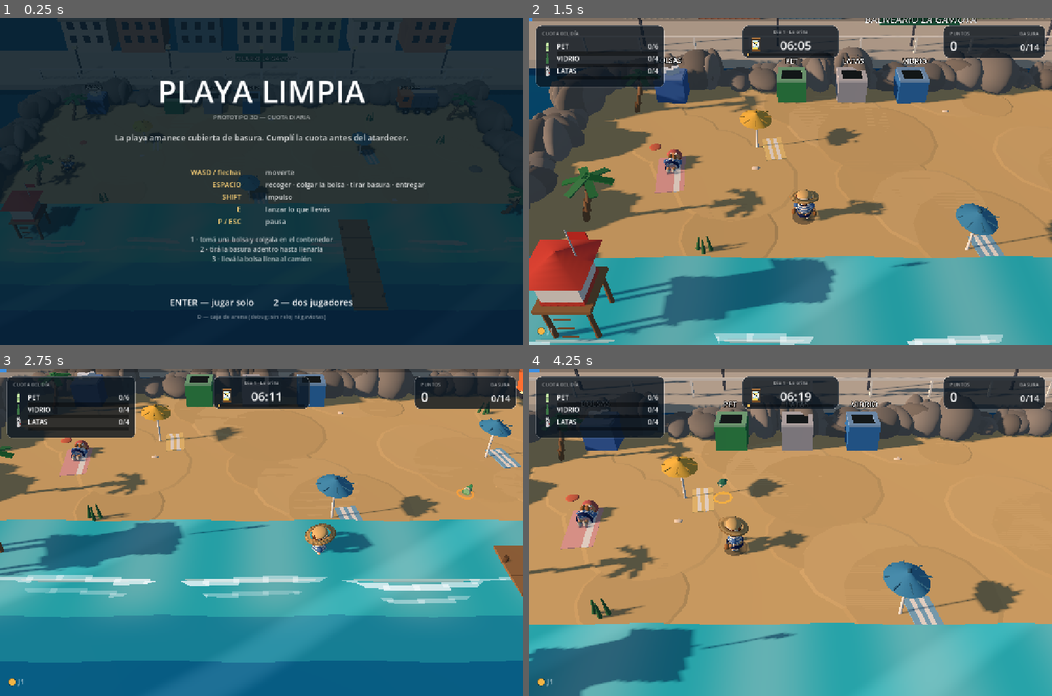
Above: before the commit, frames 1-4 (two rows, left to right).
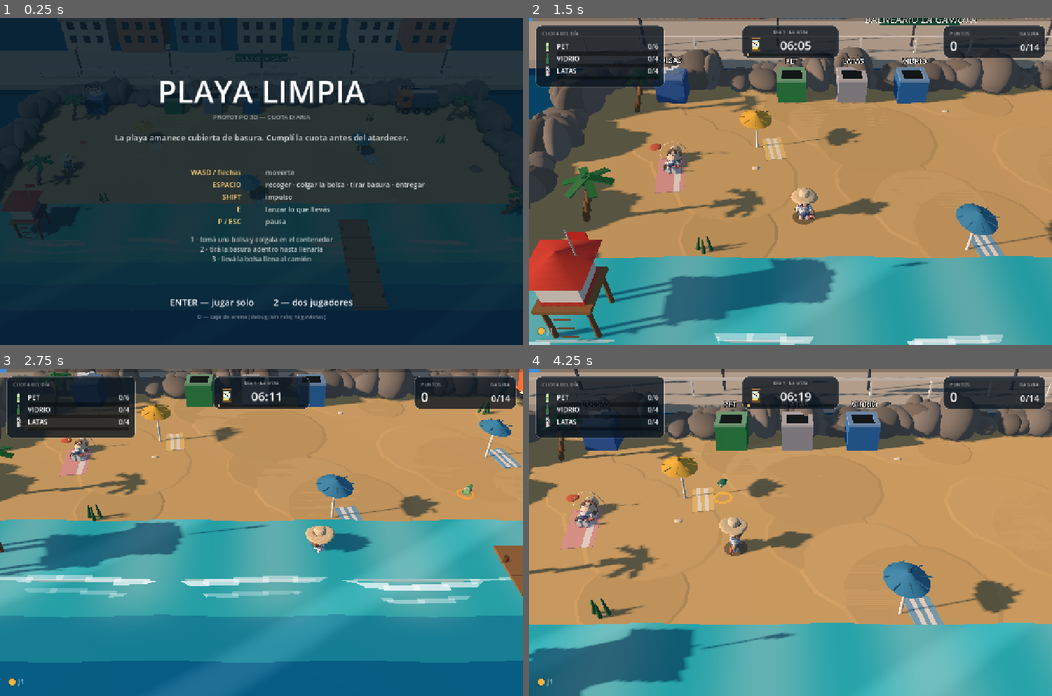
Above: after the commit, the same moments.

Repository: Catech124/playa-limpiar
Game: Godot game, scene res://scenes/Main.tscn
The game is run twice, just before and just after one commit, with the same random seed, the same clock (stepped at 60 frames per second) and the same inputs.
Inputs:
- Up to frame 1 (0.25 s): no input
- Up to frame 2 (1.5 s): tap Enter at 0.5 s; hold D 0.53-1.28 s; tap Shift at 0.6 s; tap Space at 0.77, 1.07 s; hold S from 1.28 s (still down); tap E at 1.35 s
- Up to frame 3 (2.75 s): tap Space at 1.52, 1.82 s; release S at 2.03 s; hold D from 2.03 s (still down); tap Enter at 2.1 s
- Up to frame 4 (4.25 s): release D at 2.78 s; hold W 2.78-3.53 s; tap Ctrl at 2.85 s; tap Space at 3.02, 3.32, 3.77, 4.07 s; hold A from 3.53 s (still down); tap Keypad Enter at 3.6 s

The runs differ from the first frame. In frame 1, less than 0.1% of the frame differs, in the area x 11-15%, y 42-47%; in frame 2, 1.0%; in frame 3, 0.7%; in frame 4, 1.1%, in the area x 8-55%, y 37-58%.

Commit message:
Prueba del "pescador low poly" de otro agente en el juego
- assets/pescador_lowpoly.glb (6k tris, 20 materiales planos) reemplaza a
  kid.glb como modelo activo; kid_mine.glb queda guardado para volver.
- CharModel.fit_model(): normaliza la escala de GLB externos (el pescador
  viene en ~108 unidades) y apoya los pies en el piso.
- Ajuste de sombrero: si el modelo trae piezas ala_*/copa_*, se agrupan en un
  pivote en la base y se achican al 78% (con la cámara alta el ala original
  tapaba todo el personaje).
- Tests: si un modelo no trae bisagras, la animación se saltea en vez de
  fallar (el pescador no tiene rig: se mueve pero no anima los miembros).

104 comprobaciones en verde.

Diff:
--- a/scripts/char_model.gd
+++ b/scripts/char_model.gd
@@ -404,3 +404,25 @@
 	mi.position = pos
 	parent.add_child(mi)
 	return mi
+
+## Ajusta un GLB externo a la altura del juego. Los modelos de otros pipelines
+## vienen en otra escala (cm, metros...) y sin bisagras: acá se normaliza el
+## tamaño para que se pueda probar cualquiera sin tocar el resto del código.
+static func fit_model(model: Node3D, target_height := 0.92) -> void:
+	var box := AABB()
+	var first := true
+	for mi in model.find_children("*", "MeshInstance3D", true, false):
+		var b: AABB = (mi as MeshInstance3D).get_aabb()
+		if first:
+			box = b
+			first = false
+		else:
+			box = box.merge(b)
+	if first or box.size.y < 0.001:
+		return
+	var k := target_height / box.size.y
+	if absf(k - 1.0) < 0.02:
+		return
+	model.scale = Vector3(k, k, k)
+	# apoyar los pies en el piso
+	model.position.y = -box.position.y * k
--- a/scripts/npcs.gd
+++ b/scripts/npcs.gd
@@ -68,6 +68,8 @@
 			model = packed.instantiate()
 	if model == null:
 		model = CharModel.build(npc.color, "cap")
+	else:
+		CharModel.fit_model(model)
 	root.add_child(model)
 	for h in ["arm_l", "arm_r", "leg_l", "leg_r", "head", "hat"]:
 		var node := model.find_child(h, true, false)
--- a/scripts/player.gd
+++ b/scripts/player.gd
@@ -87,12 +87,19 @@
 			model = packed.instantiate()
 	if model == null:
 		model = CharModel.build(color, "straw")
+	else:
+		CharModel.fit_model(model)      # normaliza escala de GLB externos
 	_body_mesh.add_child(model)
 	for hinge in ["arm_l", "arm_r", "leg_l", "leg_r", "head", "hat"]:
 		var node := model.find_child(hinge, true, false)
 		if node is Node3D:
 			_hinges[hinge] = node
 
+	# Modelos externos (p. ej. "pescador low poly") traen un ala enorme que, con
+	# la cámara alta, tapa al personaje: se achica el sombrero al entrar al juego.
+	if model != null and model.find_child("ala_e0ba79", true, false) != null:
+		call_deferred("_shrink_external_hat", model)
+
 	_add_shadow_disc()
 
 	carry_anchor = Node3D.new()
@@ -100,6 +107,34 @@
 	# quedan en (±0.09, 0.41, 0.27) en el espacio del cuerpo.
 	carry_anchor.position = Vector3(0.0, 0.345, 0.220)
 	_body_mesh.add_child(carry_anchor)              # gira con el personaje
+
+
+## Achica el sombrero de un GLB externo alrededor de su base, para que no tape
+## la cara desde la cámara alta. Solo actúa si encuentra las piezas de ala.
+func _shrink_external_hat(model: Node3D) -> void:
+	var parts: Array = []
+	for n in model.find_children("*", "MeshInstance3D", true, false):
+		var nm := String(n.name).to_lower()
+		if nm.begins_with("ala_") or nm.begins_with("copa_") or nm == "cyl":
+			parts.append(n)
+	if parts.is_empty():
+		return
+	var box := AABB()
+	var first := true
+	for n in parts:
+		var b: AABB = (n as MeshInstance3D).global_transform * (n as MeshInstance3D).get_aabb()
+		box = b if first else box.merge(b)
+		first = false
+	var pivot := Node3D.new()
+	pivot.name = "hat_pivot"
+	model.add_child(pivot)
+	# pivote en la base del sombrero, en coordenadas LOCALES del modelo (si se
+	# usa global_position en XZ, el sombrero se va al centro del mundo)
+	var world_y := box.position.y + box.size.y * 0.10
+	pivot.position = Vector3(0.0, model.to_local(Vector3(0.0, world_y, 0.0)).y, 0.0)
+	for n in parts:
+		(n as Node3D).reparent(pivot, true)
+	pivot.scale = Vector3(0.78, 0.78, 0.78)
 
 
 ## Sombra de contacto: un disco oscuro bajo los pies.
--- a/tests/headless_test.gd
+++ b/tests/headless_test.gd
@@ -640,8 +640,18 @@
 	# --- rig y animación ---------------------------------------------------
 	var p2 = main.players[0]
 	var hinges: Dictionary = p2._hinges
-	check("el modelo trae las 6 bisagras", hinges.size() == 6,
-		"hay %d: %s" % [hinges.size(), hinges.keys()])
+	# Un GLB externo (p. ej. el "pescador low poly") puede no traer bisagras:
+	# en ese caso el personaje se mueve igual pero sin animación de miembros.
+	if hinges.is_empty():
+		check("un modelo sin bisagras no rompe la animación", true,
+			"modelo estático (sin rig)")
+	else:
+		check("el modelo trae las 6 bisagras", hinges.size() == 6,
+			"hay %d: %s" % [hinges.size(), hinges.keys()])
+
+	if hinges.is_empty():
+		await frames(2)
+		return
 
 	p2.walk_phase = PI * 0.5
 	p2.velocity = Vector3(0, 0, 1) * 2.0
Binary file changed: assets/kid.glb
Not shown, changed: assets/kid.glb.import
Binary file added: assets/kid_mine.glb
Not shown, added: assets/kid_mine.glb.import
Binary file added: assets/pescador_lowpoly.glb
Not shown, added: assets/pescador_lowpoly.glb.import
Binary file changed: docs/captura-personaje-ingame.png
Binary file added: docs/pescador-vs-juego.png
